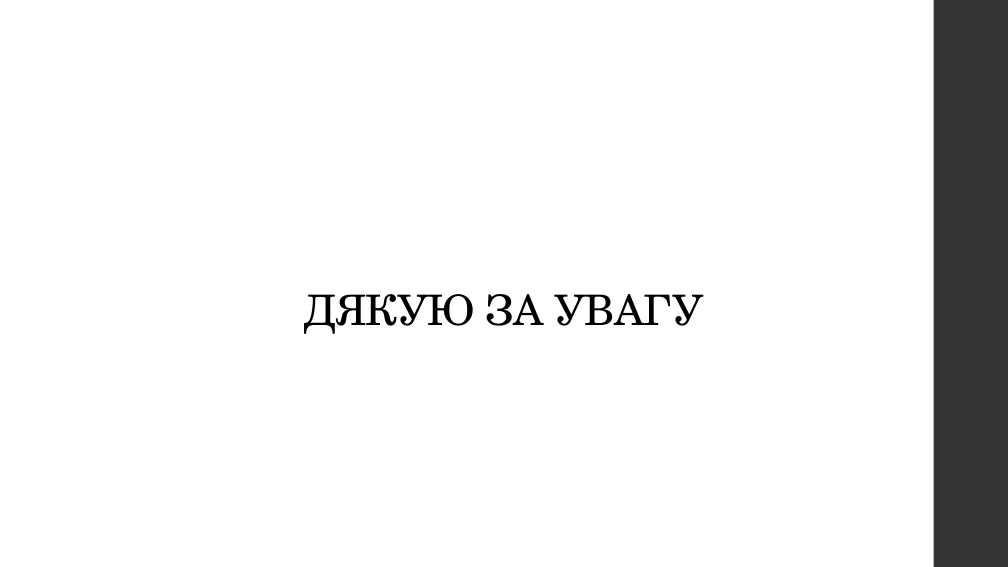
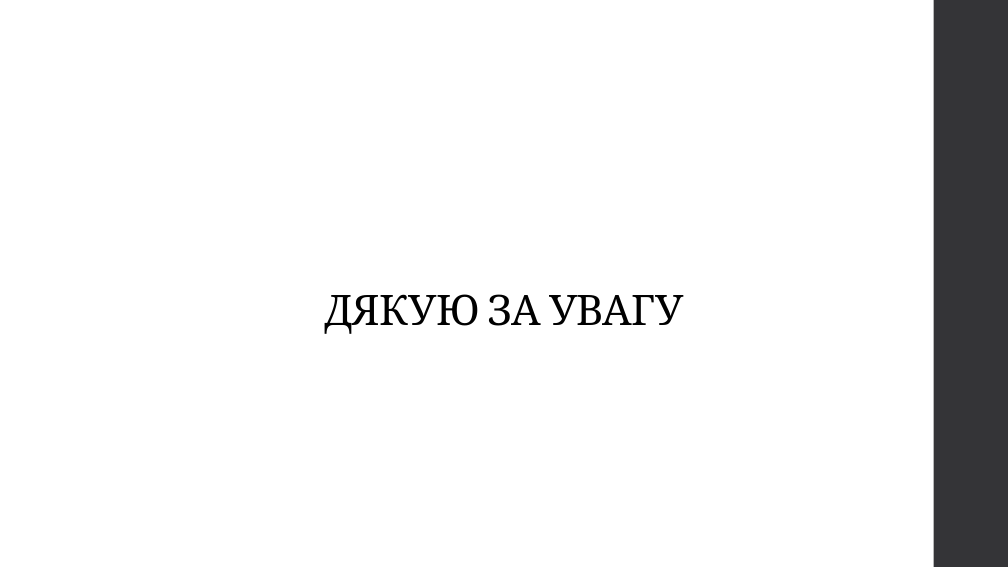
Before and after one commit to Romchyk-S/Thesis, a slide deck: slide 14 of Застосування методів машинного навчання для прогнозування елементів конструкцій-1.pptx. Drawn at 1008x567 pixels with LibreOffice and Linux fonts; fonts in the diff are those of the drawing. Boxes give left, top, right and bottom in pixels: in the first picture for what was removed or moved away, otherwise in the second. Text is boxed around its words. In the diff, an @@ line names an element or a change of style, - is before the commit and + after.

```diff
--- a/Застосування методів машинного навчання для прогнозування елементів конструкцій-1.pptx
+++ b/Застосування методів машинного навчання для прогнозування елементів конструкцій-1.pptx
@@ title "ДЯКУЮ ЗА УВАГУ" at [325,294,683,334]: font TeX Gyre Schola to Cambria @@
```
Also in this commit, not shown: 13 other slides changed, 16 other files.
